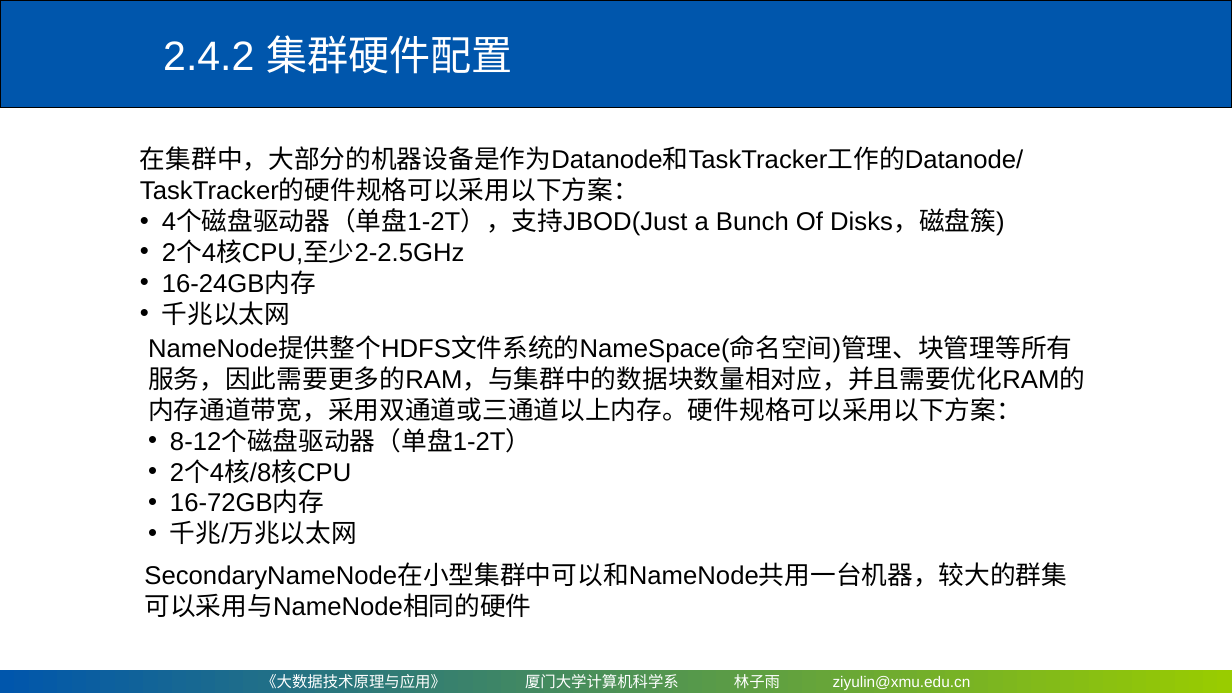
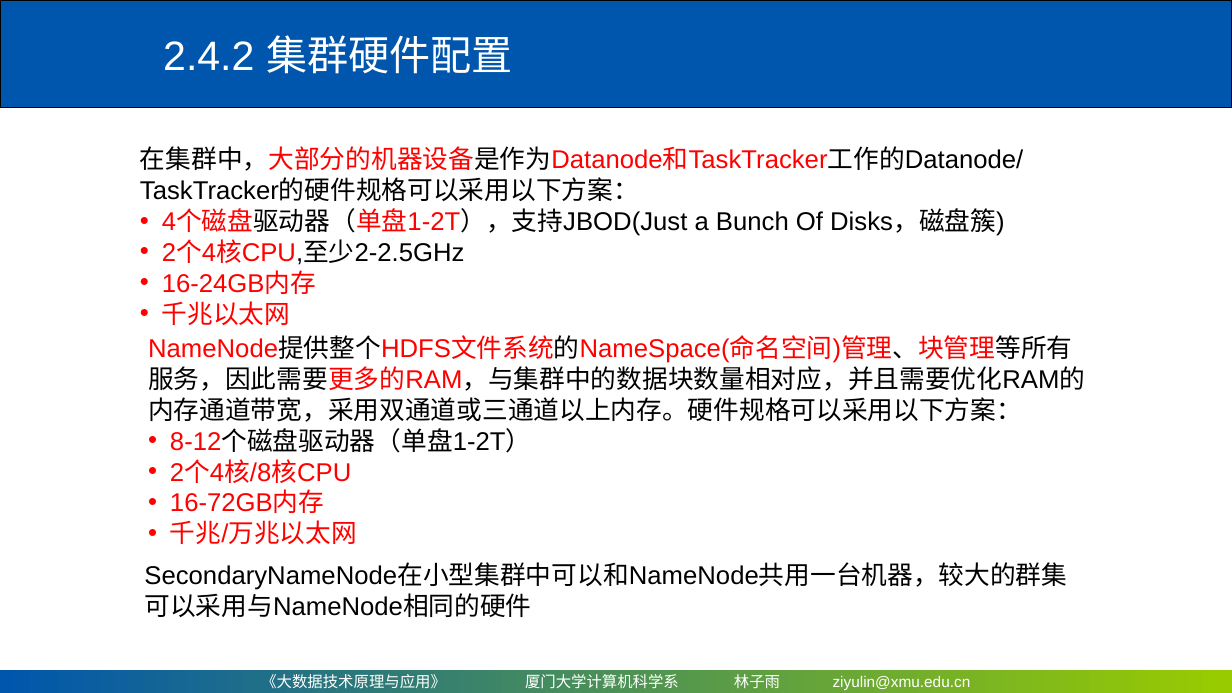
Before and after one commit to ly2010dd/courses_repo, a slide deck: slide 38 of PPT/Chapter2-厦门大学-林子雨-大数据技术原理与应用-第二章-大数据处理架构Hadoop（网易云课堂）.ppt. Drawn at 1232x693 pixels with LibreOffice and Linux fonts; fonts in the diff are those of the drawing; background and template pictures are left out. Boxes give left, top, right and bottom in pixels: in the first picture for what was removed or moved away, otherwise in the second. Text is boxed around its words. In the diff, an @@ line names an element or a change of style, - is before the commit and + after.

Commit message:
modify

```diff
--- a/PPT/Chapter2-厦门大学-林子雨-大数据技术原理与应用-第二章-大数据处理架构Hadoop（网易云课堂）.ppt
+++ b/PPT/Chapter2-厦门大学-林子雨-大数据技术原理与应用-第二章-大数据处理架构Hadoop（网易云课堂）.ppt
@@ text "在集群中，大部分的机器设备是作为Datanode和TaskTracker工作的Datanode/TaskTracker的 ..." at bbox=[140, 146, 1023, 325]: text colour #000000 to #FF0000 in "在集群中，大部分的机器设备是作为Datanode和TaskTracker工作的Datanode/TaskTracker的 ...", "4个磁盘驱动器（单盘1-2T），支持JBOD(Just", "2个4核CPU,至少2-2.5GHz", "16-24GB内存" and 1 more places; bullet colour #000000 to #FF0000 @@
@@ text "NameNode提供整个HDFS文件系统的NameSpace(命名空间)管理、块管理等所有服务，因此需要更多的RAM，与 ..." at bbox=[148, 337, 1085, 544]: text colour #000000 to #FF0000 in "NameNode提供整个HDFS文件系统的NameSpace(命名空间)管理、块管理等所有服务，因此需要更多的RAM，与 ...", "8-12个磁盘驱动器（单盘1-2T）", "2个4核/8核CPU", "16-72GB内存" and 1 more places; bullet colour #000000 to #FF0000 @@
```
